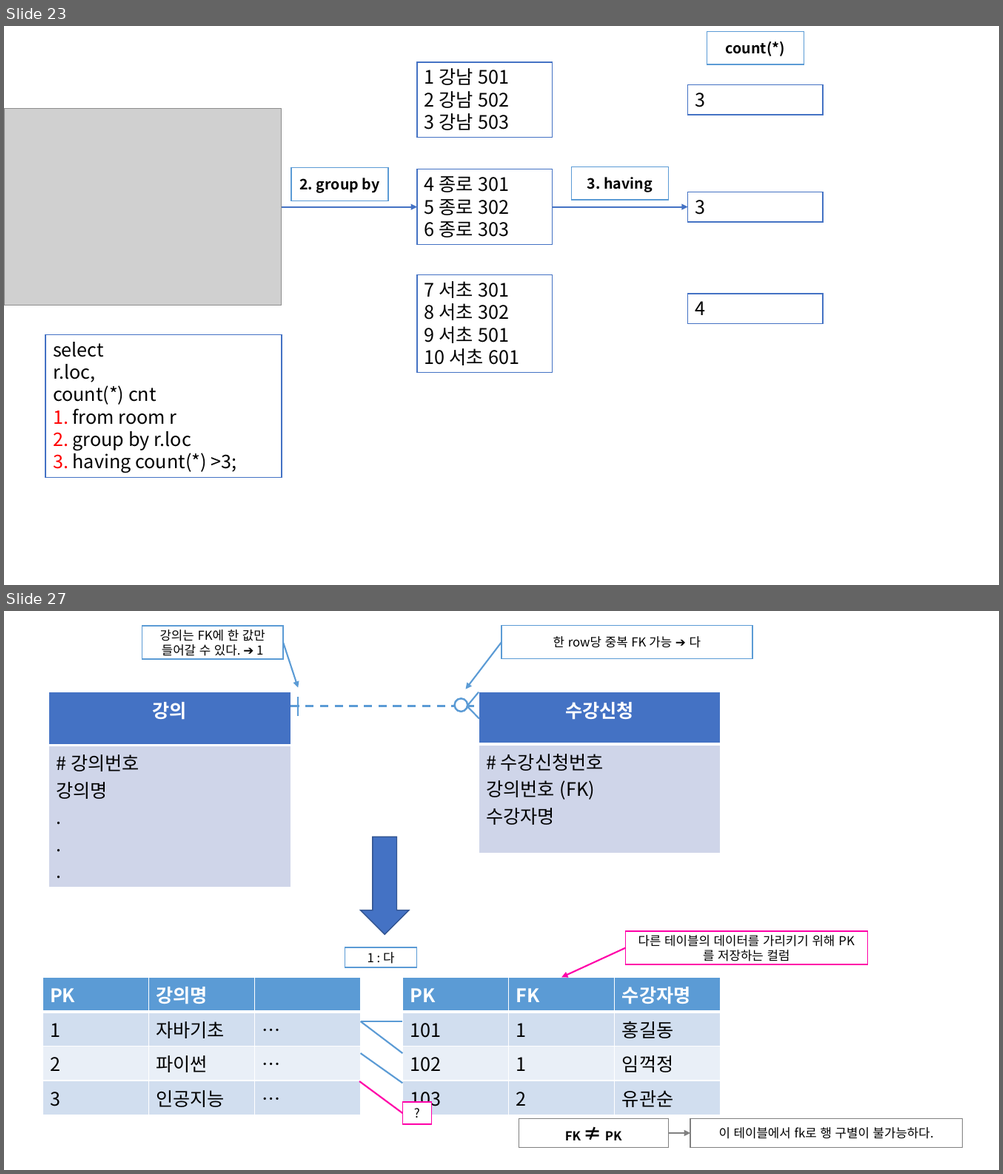
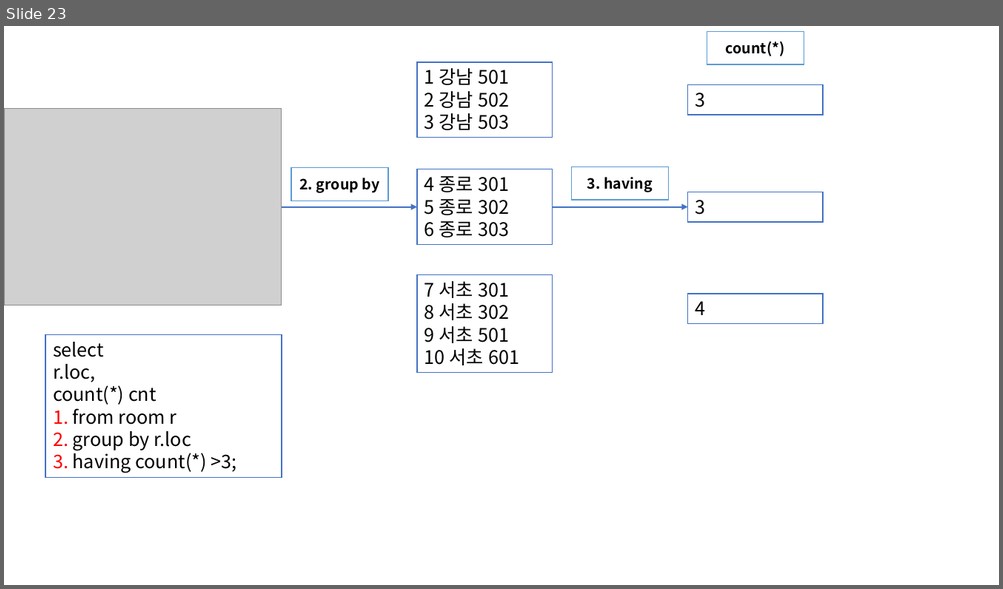
Before and after one commit to Dingadung/2022-study-workspace, a slide deck: study-note/데이터베이스/2022-09-05 내용정리.pptx. Shown one above the other, each under a label of ours: slides 23 and 27 before the commit, slide 23 after it; the slides between them are not shown. The pictures are 1003x1174 and 1003x589 pixels, drawn with LibreOffice and Linux fonts; fonts in the diff are those of the drawing; grey boxes stand for pictures. Boxes give left, top, right and bottom in pixels: in the first picture for what was removed or moved away, otherwise in the second. Text is boxed around its words. In the diff, an @@ line names an element or a change of style, - is before the commit and + after.

```diff
--- a/study-note/데이터베이스/2022-09-05 내용정리.pptx
+++ b/study-note/데이터베이스/2022-09-05 내용정리.pptx
@@ slide 27 removed at (4,611,999,1170), background #FFFFFF @@
@@ rectangle removed at (142,626,283,660) @@
-강의는 FK에 한 값만 들어갈 수 있다. ➔ 1
@@ rectangle removed at (502,625,752,659) @@
-한 row당 중복 FK 가능 ➔ 다
@@ arrow removed from (283, 642) to (298, 688) @@
@@ arrow removed from (502, 642) to (466, 689) @@
@@ table removed at (48,692,290,865), 2 rows, 1 columns @@
-강의
-# 강의번호 / 강의명 / . / . / .
@@ line removed from (298, 697) to (298, 716) @@
@@ ellipse removed at (455,698,467,711) @@
@@ line removed from (478, 692) to (466, 706) @@
@@ table removed at (478,692,720,854), 2 rows, 1 columns @@
-수강신청
-# 수강신청번호 / 강의번호 (FK) / 수강자명
@@ line removed from (290, 706) to (478, 706) @@
@@ line removed from (466, 706) to (479, 718) @@
@@ down arrow removed at (361,837,409,935) @@
@@ rectangle removed at (626,932,868,965) @@
-다른 테이블의 데이터를 가리키기 위해 PK를 저장하는 컬럼
@@ rectangle removed at (345,948,417,968) @@
-1 : 다
@@ arrow removed from (626, 948) to (561, 977) @@
@@ table removed at (42,977,361,1111), 4 rows, 3 columns @@
-PK | 강의명 | 
-1 | 자바기초 | …
-2 | 파이썬 | …
-3 | 인공지능 | …
@@ table removed at (402,977,720,1113), 4 rows, 3 columns @@
-PK | FK | 수강자명
-101 | 1 | 홍길동
-102 | 1 | 임꺽정
-103 | 2 | 유관순
@@ line removed from (361, 1022) to (402, 1022) @@
@@ line removed from (361, 1022) to (402, 1054) @@
@@ line removed from (361, 1054) to (402, 1083) @@
@@ line removed from (359, 1082) to (402, 1114) @@
@@ rectangle removed at (402,1102,432,1125) @@
-?
@@ rectangle removed at (519,1119,668,1148) @@
-FK ≠ PK
@@ rectangle removed at (691,1119,962,1148) @@
-이 테이블에서 fk로 행 구별이 불가능하다.
@@ arrow removed from (668, 1133) to (691, 1133) @@
```
Also in this commit, not shown: 1 slide changed, 4 slides added, 5 other slides removed, 8 other files.
